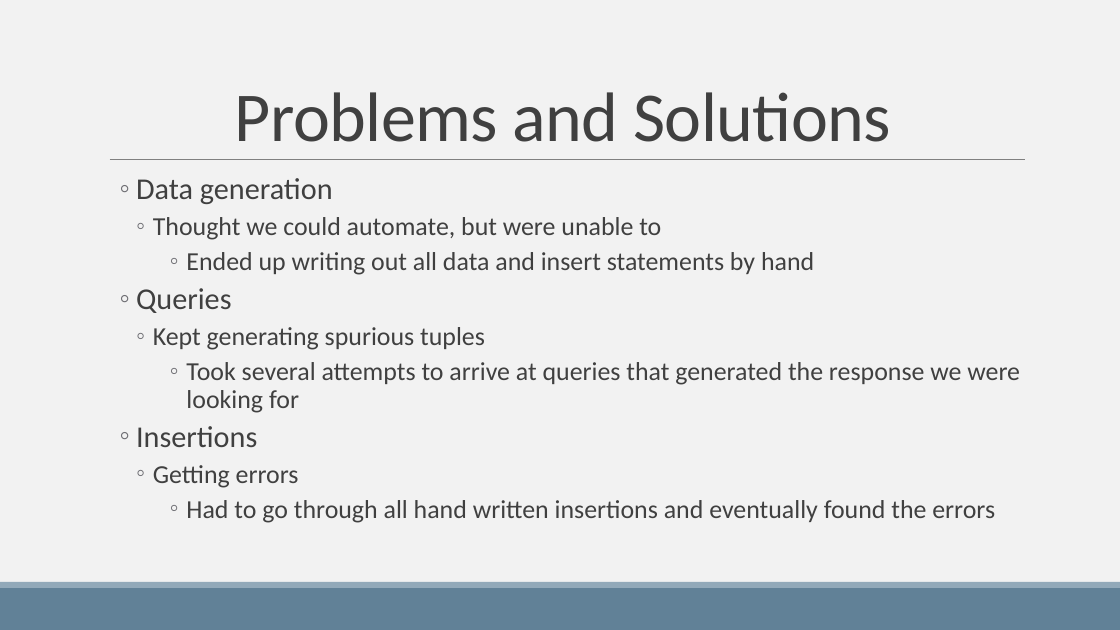
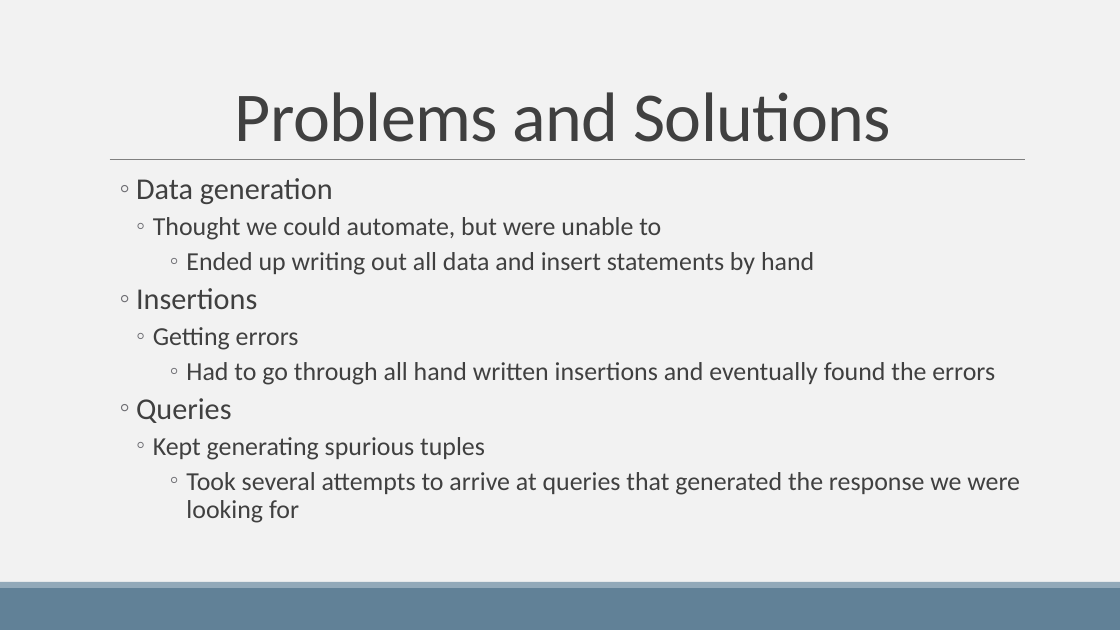
Before and after one commit to keatonmay/db_systems_proj, a slide deck: slide 9 of deliverables/Encore Tickets Presentation.pptx. Drawn at 1120x630 pixels with LibreOffice and Linux fonts; fonts in the diff are those of the drawing. Boxes give left, top, right and bottom in pixels: in the first picture for what was removed or moved away, otherwise in the second. Text is boxed around its words. In the diff, an @@ line names an element or a change of style, - is before the commit and + after.

Commit message:
updated presentation

```diff
--- a/deliverables/Encore Tickets Presentation.pptx
+++ b/deliverables/Encore Tickets Presentation.pptx
@@ text at (136,288,995,385): paragraphs added @@
+  ◦ Insertions
+    ◦ Getting errors
+        ◦ Had to go through all hand written insertions and eventually found the errors
@@ text at (136,426,995,523): paragraphs removed @@
-  ◦ Insertions
-    ◦ Getting errors
-        ◦ Had to go through all hand written insertions and eventually found the errors
```
Also in this commit, not shown: 4 other slides changed.
